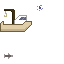
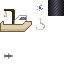
Revision of a layered 64×64 image; what changed, layer by layer:
painted on "Bakgrund" over [36, 0, 64, 30]
